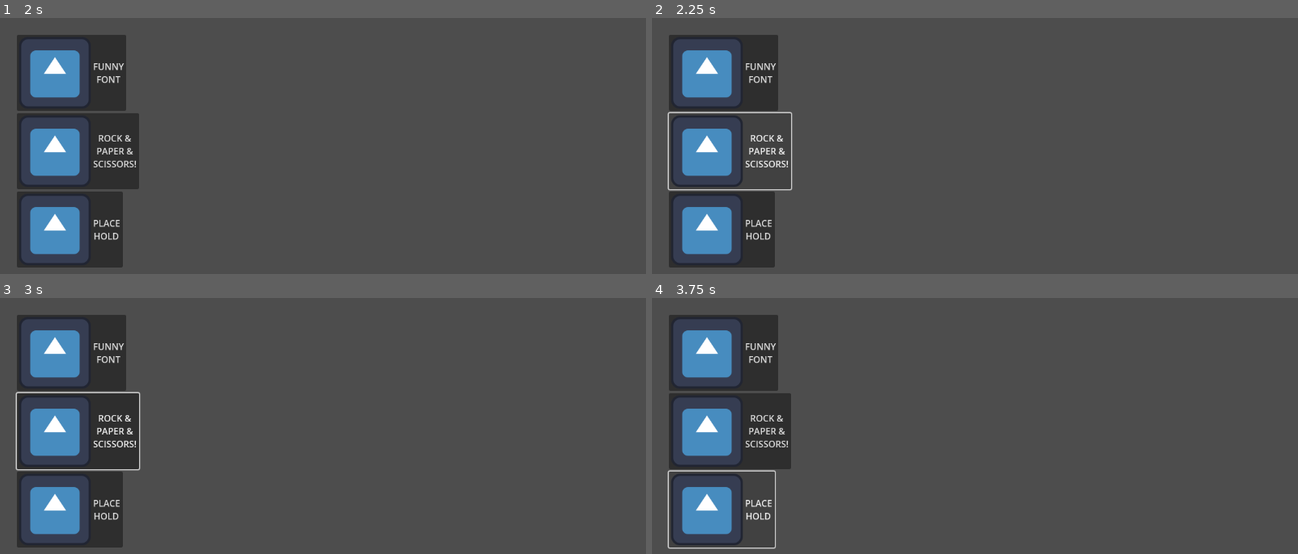
Above: before the commit, frames 1-4 (two rows, left to right).
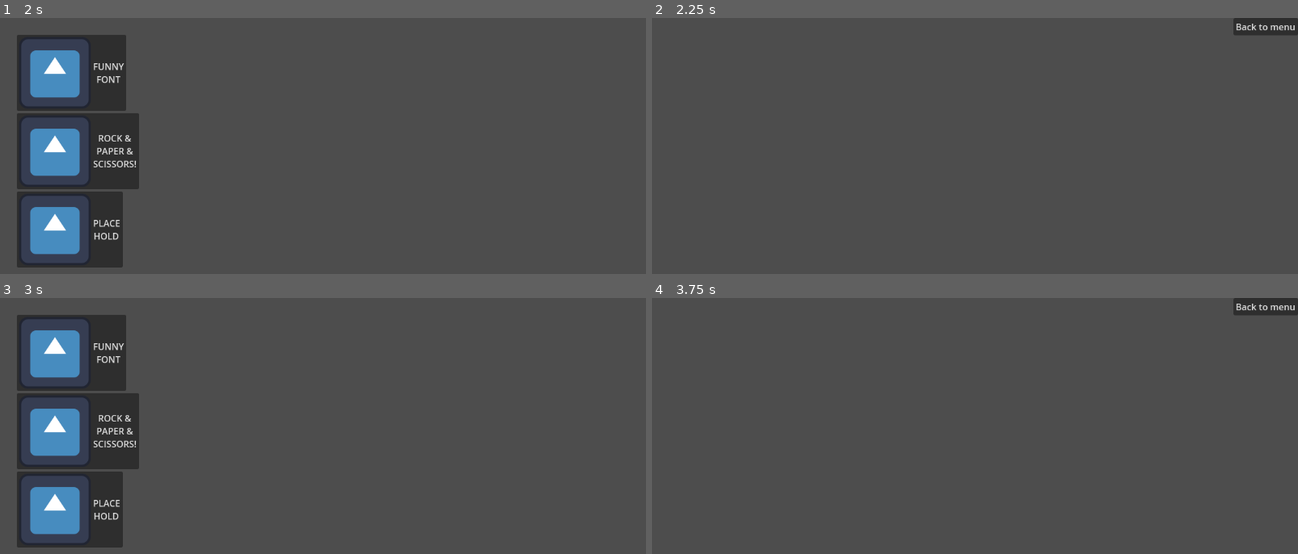
Above: after the commit, the same moments.

Repository: unhaud/small-ones
Game: Godot game, scene res://LevelSelector/LevelSelector.tscn
Same seed, same stepped clock (60 frames per second), same inputs: the game is played once before the commit and once after it. The engine's default icon, where the game draws it, is replaced by a stand-in: a white triangle on a blue panel in a dark square.
Inputs (mouse positions are in pixels of both pictures, inside the frame that each line leads up to):
- Up to frame 1 (2 s): click "FUNNY FONT" at 0.5 s; click "Menu" at 1.25 s
- Up to frame 2 (2.25 s): click "ROCK & PAPER & SCISSORS!" at 2 s
- Up to frame 3 (3 s): click (613, 305) at 2.75 s, where only the run after the commit has a clickable "Back to menu"
- Up to frame 4 (3.75 s): click "PLACE HOLD" at 3.5 s

Frame 1 is identical in both runs. In frame 2, 10% of the frame differs, in the area x 2-100%, y 0-98%; in frame 3, 0.4%; in frame 4, 11%, in the area x 2-100%, y 0-99%.

Commit message:
Back to menu button
-added PlaceHolder scene
-added back to menu button in the PlaceHolder scene
-added RockPaperScissors scene
-added back to menu button in the RockPaperScissors scene

Diff:
--- a/FunnyFont/FunnyFont.tscn
+++ b/FunnyFont/FunnyFont.tscn
@@ -1,12 +1,6 @@
 [gd_scene load_steps=2 format=3 uid="uid://c2e067c8557vm"]
 
-[sub_resource type="GDScript" id="GDScript_3et6i"]
-script/source = "extends Control
-
-func _on_back_to_menu_button_up() -> void:
-	var BackToMenu = load(\"res://LevelSelector/LevelSelector.tscn\")
-	get_tree().change_scene_to_packed(BackToMenu)
-"
+[ext_resource type="Script" uid="uid://c2ah0gd1bnfl3" path="res://FunnyFont/funny_font.gd" id="1_qy6tp"]
 
 [node name="Control" type="Control"]
 layout_mode = 3
@@ -15,7 +9,7 @@
 anchor_bottom = 1.0
 grow_horizontal = 2
 grow_vertical = 2
-script = SubResource("GDScript_3et6i")
+script = ExtResource("1_qy6tp")
 
 [node name="Menu" type="MarginContainer" parent="."]
 layout_mode = 1
--- /dev/null
+++ b/FunnyFont/funny_font.gd
@@ -0,0 +1,5 @@
+extends Control
+
+func _on_back_to_menu_button_up() -> void:
+	var BackToMenu = load("res://LevelSelector/LevelSelector.tscn")
+	get_tree().change_scene_to_packed(BackToMenu)
--- a/LevelSelector/LevelSelector.tscn
+++ b/LevelSelector/LevelSelector.tscn
@@ -56,4 +56,5 @@
 icon = ExtResource("1_no4y0")
 
 [connection signal="button_up" from="MarginContainer/VBoxContainer/HBoxContainer/Font" to="." method="_on_button_button_up_font"]
-[connection signal="button_up" from="MarginContainer/VBoxContainer/HBoxContainer2/RockPaperScissors" to="." method="RockPaperScissors"]
+[connection signal="button_up" from="MarginContainer/VBoxContainer/HBoxContainer2/RockPaperScissors" to="." method="_on_rock_paper_scissors_button_up"]
+[connection signal="button_up" from="MarginContainer/VBoxContainer/HBoxContainer3/Placeholder" to="." method="_on_placeholder_button_up"]
--- a/LevelSelector/level_selector.gd
+++ b/LevelSelector/level_selector.gd
@@ -7,7 +7,11 @@
 	var ButtonFont = load("res://FunnyFont/FunnyFont.tscn")
 	get_tree().change_scene_to_packed(ButtonFont)
 
+func _on_rock_paper_scissors_button_up() -> void:
+	var ButtonRockPaperScissors = load("res://RockPaperScissors/RockPaperScissors.tscn")
+	get_tree().change_scene_to_packed(ButtonRockPaperScissors)
 
-func _on_button_button_up_RockPaperScissors() -> void:
-	var ButtonFont = load("res://FunnyFont/FunnyFont.tscn")
-	get_tree().change_scene_to_packed(ButtonFont)
+
+func _on_placeholder_button_up() -> void:
+	var PalceHolder =  load("res://placeholder.tscn")
+	get_tree().change_scene_to_packed(PalceHolder)
--- /dev/null
+++ b/RockPaperScissors/RockPaperScissors.tscn
@@ -0,0 +1,24 @@
+[gd_scene load_steps=2 format=3 uid="uid://dc5aj4y6e78kw"]
+
+[ext_resource type="Script" uid="uid://dpq6q6mrp7fhb" path="res://RockPaperScissors/rock_paper_scissors.gd" id="1_17rw1"]
+
+[node name="Control" type="Control"]
+layout_mode = 3
+anchors_preset = 15
+anchor_right = 1.0
+anchor_bottom = 1.0
+grow_horizontal = 2
+grow_vertical = 2
+script = ExtResource("1_17rw1")
+
+[node name="Button" type="Button" parent="."]
+layout_mode = 1
+anchors_preset = 1
+anchor_left = 1.0
+anchor_right = 1.0
+offset_left = -8.0
+offset_bottom = 8.0
+grow_horizontal = 0
+text = "Back to menu"
+
+[connection signal="button_up" from="Button" to="." method="_on_button_button_up_BackToMenu"]
--- /dev/null
+++ b/RockPaperScissors/rock_paper_scissors.gd
@@ -0,0 +1,8 @@
+extends Control
+
+
+
+
+func _on_button_button_up_BackToMenu() -> void:
+	var BackToMenu = load("res://LevelSelector/LevelSelector.tscn")
+	get_tree().change_scene_to_packed(BackToMenu)
--- /dev/null
+++ b/placeholder.gd
@@ -0,0 +1,5 @@
+extends Control
+
+func _on_button_button_up() -> void:
+	var BackToMenu = load("res://LevelSelector/LevelSelector.tscn")
+	get_tree().change_scene_to_packed(BackToMenu)
--- /dev/null
+++ b/placeholder.tscn
@@ -0,0 +1,24 @@
+[gd_scene load_steps=2 format=3 uid="uid://g0buiqtkgd4u"]
+
+[ext_resource type="Script" uid="uid://co461vpf8dvll" path="res://placeholder.gd" id="1_a3njk"]
+
+[node name="Placeholder" type="Control"]
+layout_mode = 3
+anchors_preset = 15
+anchor_right = 1.0
+anchor_bottom = 1.0
+grow_horizontal = 2
+grow_vertical = 2
+script = ExtResource("1_a3njk")
+
+[node name="Button" type="Button" parent="."]
+layout_mode = 1
+anchors_preset = 1
+anchor_left = 1.0
+anchor_right = 1.0
+offset_left = -115.0
+offset_bottom = 31.0
+grow_horizontal = 0
+text = "Back to menu"
+
+[connection signal="button_up" from="Button" to="." method="_on_button_button_up"]
Not shown, added: FunnyFont/funny_font.gd.uid
Not shown, added: RockPaperScissors/rock_paper_scissors.gd.uid
Not shown, added: placeholder.gd.uid
